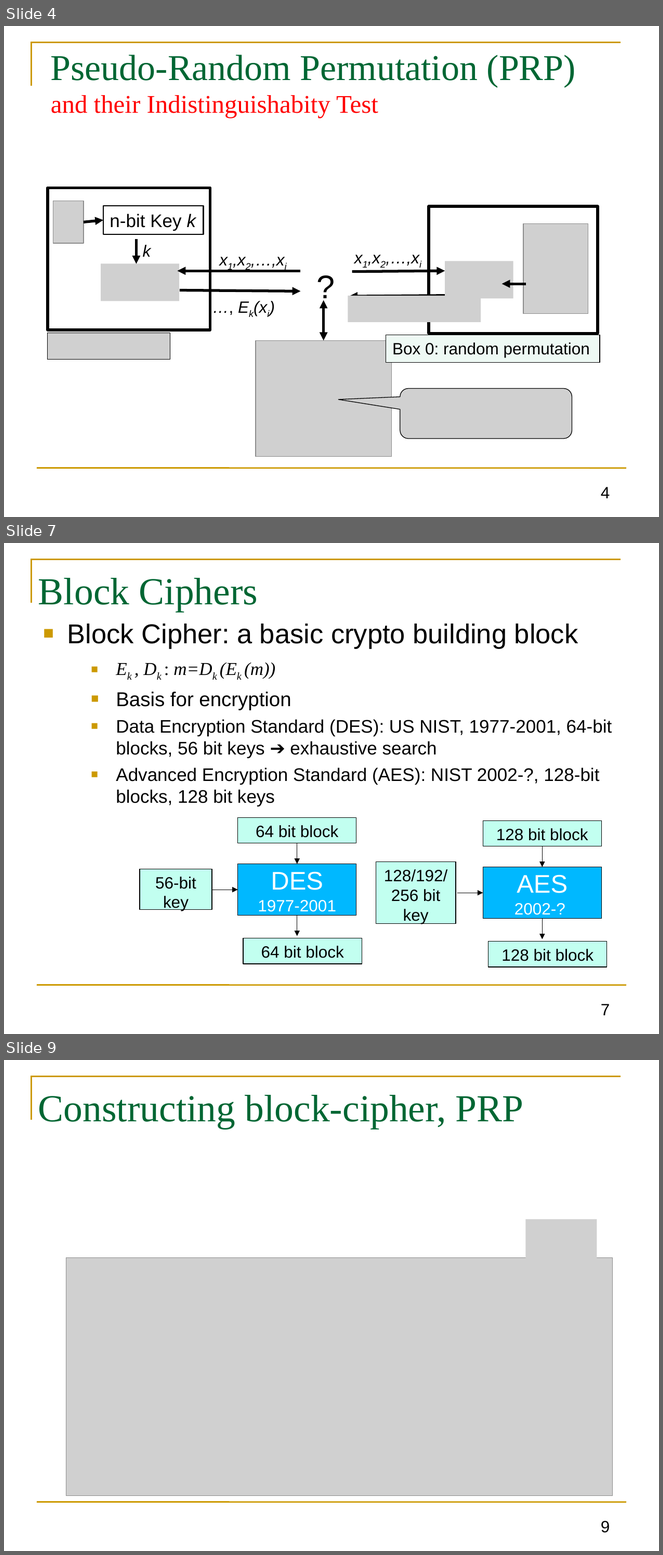
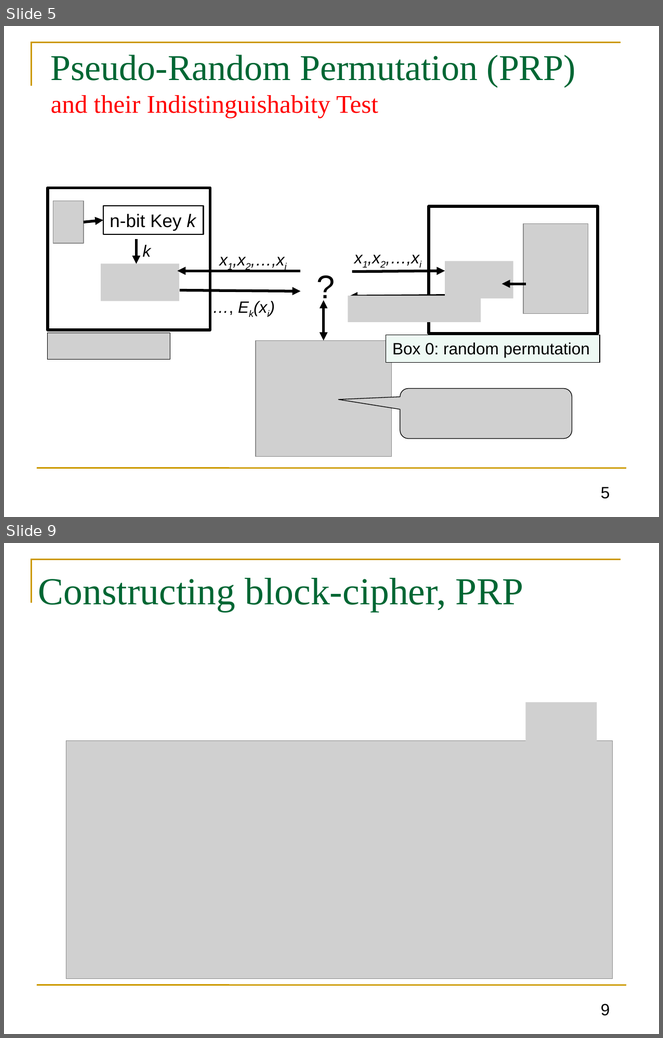
Before and after one commit to GhadaAlmashaqbeh/GhadaAlmashaqbeh.github.io, a slide deck: courses/cse3400-s2021/lecture4.pptx. Shown one above the other, each under a label of ours: slides 4, 7 and 9 before the commit, slides 5 and 9 after it; the slides between them are not shown. The pictures are 663x1555 and 663x1038 pixels, drawn with LibreOffice and Linux fonts; fonts in the diff are those of the drawing; grey boxes stand for pictures. Boxes give left, top, right and bottom in pixels: in the first picture for what was removed or moved away, otherwise in the second. Text is boxed around its words. In the diff, an @@ line names an element or a change of style, - is before the commit and + after.

```diff
--- a/courses/cse3400-s2021/lecture4.pptx
+++ b/courses/cse3400-s2021/lecture4.pptx
@@ slide 7 removed at (4, 543, 659, 1034), background #FFFFFF; not listed: 2 template elements that a slide beside it also shows @@
@@ title removed at (38, 578, 258, 612) @@
-Block Ciphers
@@ text removed at (67, 624, 612, 807) @@
-■ Block Cipher: a basic crypto building block
-    ■ Ek , Dk : m=Dk (Ek (m))
-    ■ Basis for encryption
-    ■ Data Encryption Standard (DES): US NIST, 1977-2001, 64-bit blocks, 56 bit keys ➔ exhaustive search
-    ■ Advanced Encryption Standard (AES): NIST 2002-?, 128-bit blocks, 128 bit keys
@@ rectangle removed at (238, 818, 357, 843) @@
-64 bit block
@@ rectangle removed at (483, 821, 601, 846) @@
-128 bit block
@@ arrow removed from (297, 844) to (297, 864) @@
@@ arrow removed from (543, 846) to (543, 867) @@
@@ rectangle removed at (140, 869, 211, 910) @@
-56-bit key
@@ rectangle removed at (238, 864, 357, 916) @@
-DES
-1977-2001
@@ rectangle removed at (376, 862, 456, 924) @@
-128/192/256 bit key
@@ rectangle removed at (483, 867, 601, 919) @@
-AES
-2002-?
@@ arrow removed from (211, 890) to (238, 890) @@
@@ arrow removed from (457, 893) to (483, 893) @@
@@ arrow removed from (297, 916) to (297, 936) @@
@@ arrow removed from (543, 919) to (543, 939) @@
@@ rectangle removed at (243, 939, 362, 964) @@
-64 bit block
@@ rectangle removed at (488, 941, 607, 967) @@
-128 bit block
@@ page number removed at (601, 1004, 610, 1016) @@
-7
@@ what was slide 4 is now slide 5 @@
@@ page number at (601, 487, 610, 499): text changed @@
-4
+5
```
Also in this commit, not shown: 5 slides changed, 3 slides added, 1 other slide removed, 2 other files.
